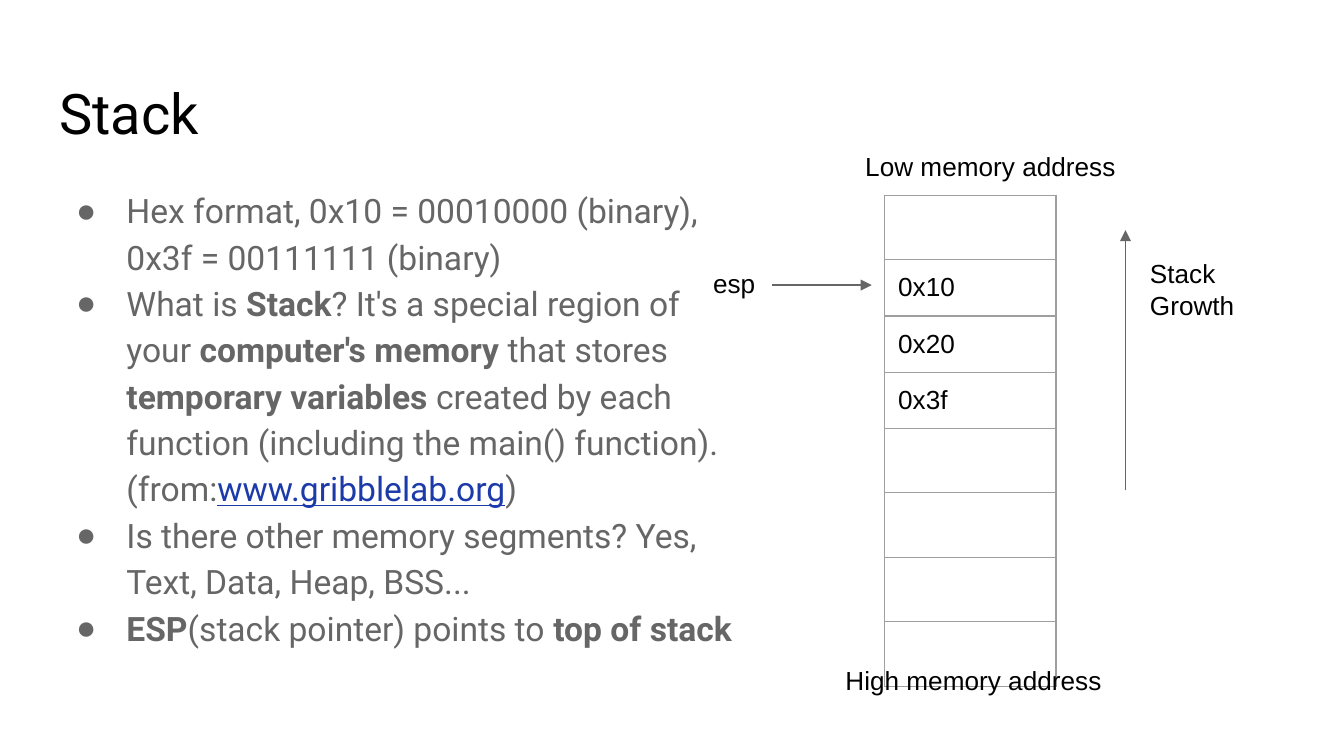
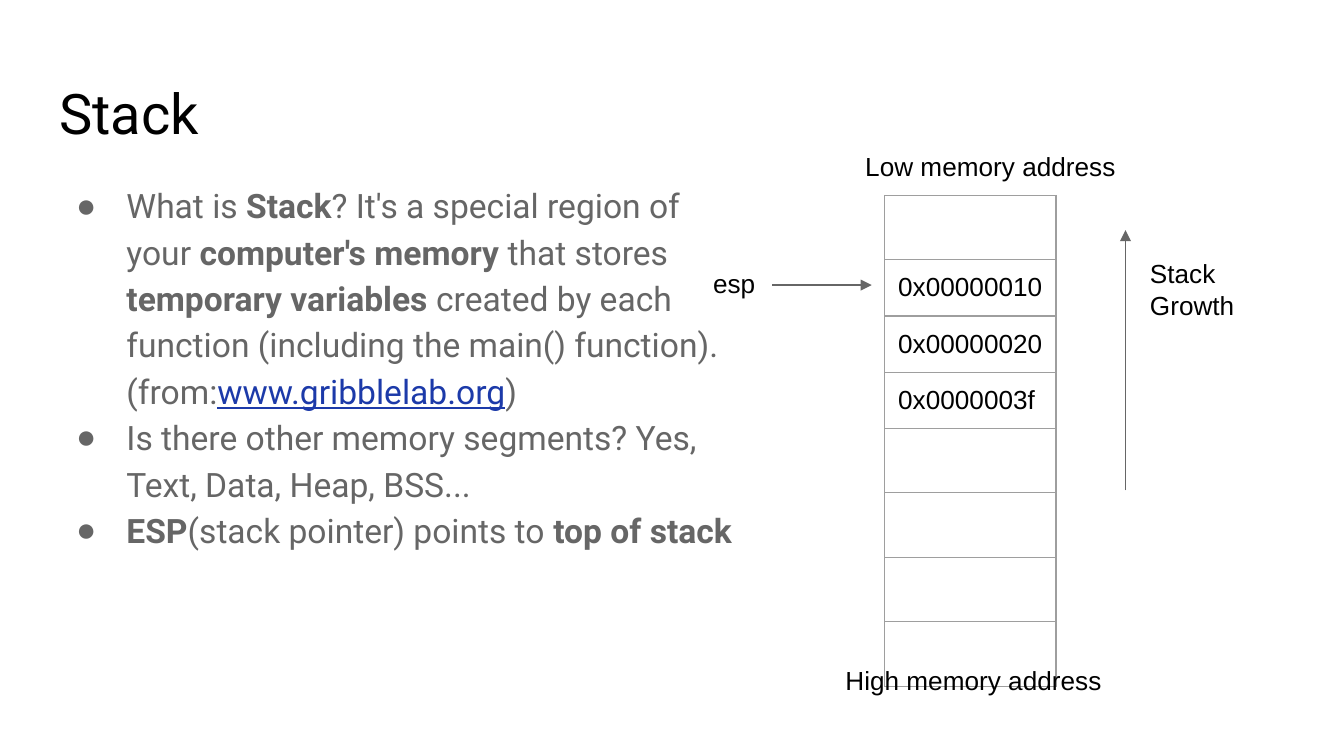
Before and after one commit to kaishenwang/MP1Disucssion, a slide deck: slide 10 of week1/Intro_OS_2019.pptx (slide 9 before the commit). Drawn at 1344x756 pixels with LibreOffice and Linux fonts; fonts in the diff are those of the drawing. Boxes give left, top, right and bottom in pixels: in the first picture for what was removed or moved away, otherwise in the second. Text is boxed around its words. In the diff, an @@ line names an element or a change of style, - is before the commit and + after.

Commit message:
update slides

```diff
--- a/week1/Intro_OS_2019.pptx
+++ b/week1/Intro_OS_2019.pptx
@@ text at (126, 196, 698, 278): paragraph removed @@
-● Hex format, 0x10 = 00010000 (binary), 0x3f = 00111111 (binary)
@@ table at (884, 195, 1055, 636) @@
-row 2, column 1: 0x10
+row 2, column 1: 0x00000010
-row 3, column 1: 0x20
+row 3, column 1: 0x00000020
-row 4, column 1: 0x3f
+row 4, column 1: 0x0000003f
```
Also in this commit, not shown: 10 other slides changed, 1 slide added.
